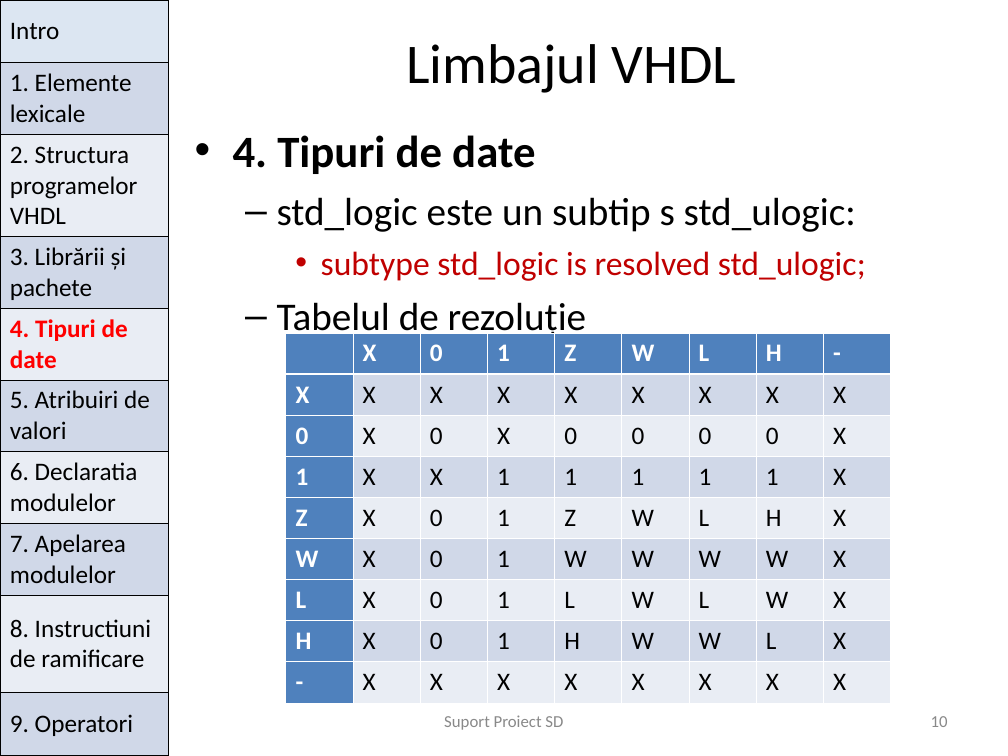
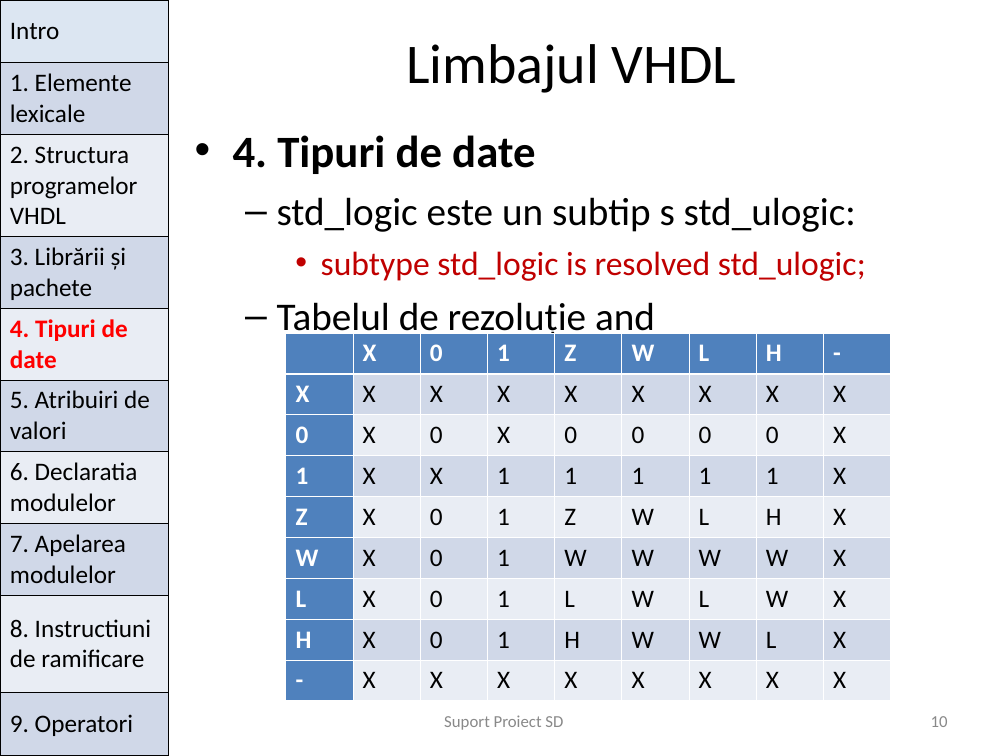
Before and after one commit to mohammadfayaj/Suport_HDL, a slide deck: slide 10 of Curs_2_Limbaje_de_descriere_hardware/prezentare_VHDL.ppt. Drawn at 1008x756 pixels with LibreOffice and Linux fonts; fonts in the diff are those of the drawing. Boxes give left, top, right and bottom in pixels: in the first picture for what was removed or moved away, otherwise in the second. Text is boxed around its words. In the diff, an @@ line names an element or a change of style, - is before the commit and + after.

```diff
--- a/Curs_2_Limbaje_de_descriere_hardware/prezentare_VHDL.ppt
+++ b/Curs_2_Limbaje_de_descriere_hardware/prezentare_VHDL.ppt
@@ text at <box>277,302,655,341</box>: text changed @@
-  – Tabelul de rezoluție
+  – Tabelul de rezoluție and
```
Also in this commit, not shown: 2 other slides changed, 10 other files.
